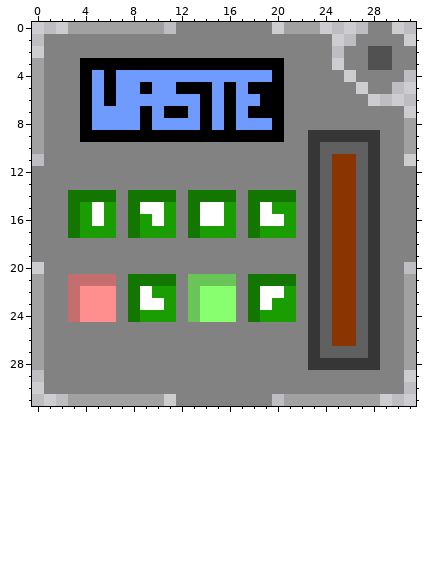
Two versions of one pixel-art sprite, Icons/Waste Management.png. Above, as it was before the edit.
The file is 32x32 pixels. Colours within 5 levels of each other are drawn and written as one.
After:
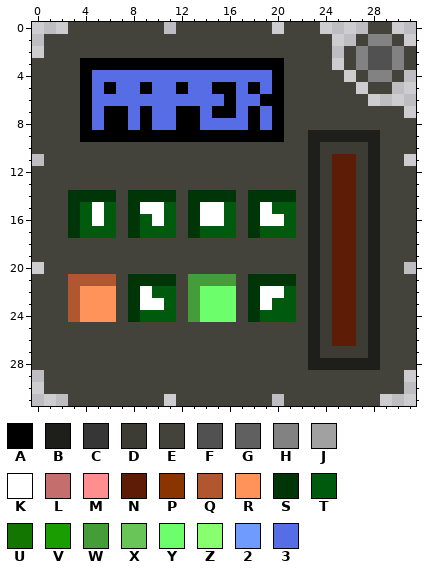
Palette (. is transparent): A #000000  B #1e1e1a  C #363636  D #3c3b34  E #43423b  F #515151  G #606060  H #828282  J #a1a1a1  K #ffffff  L #c56e6e  M #ff8f8f  N #5c1c05  P #893401  Q #b1572f  R #ff935a  S #003607  T #005a0d  U #137600  V #1a9d00  W #449d38  X #69c557  Y #6cff6b  Z #87ff6f  2 #6f9bff  3 #566de5
What changed:
Changed rows in their new state; - is an unchanged pixel.
first column x 0:
 0 ---EEEEEEEE-EEEEEEEE-EEE----EE--
 1 -EEEEEEEEEEEEEEEEEEEEEEEE--E--E-
 2 -EEEEEEEEEEEEEEEEEEEEEEEE-E----E
 3 EEEE-----------------EEEE-E----E
 4 EEEE-333333333333333-EEEEE-E--E-
 5 EEEE-3-33-33-33A-3-3-EEEEEE-EE--
 6 EEEE-33333333333-33--EEEEEEE----
 7 EEEE-3AA3-33-A3A-3-3-EEEEEEEEEE-
 8 EEEE-3AA3-33AA3333A3-EEEEEEEEEEE
 9 EEEE-----------------EEBBBBBBEEE
10 EEEEEEEEEEEEEEEEEEEEEEEBDDDDBEEE
11 -EEEEEEEEEEEEEEEEEEEEEEBDNNDBEE-
12 EEEEEEEEEEEEEEEEEEEEEEEBDNNDBEEE
13 EEEEEEEEEEEEEEEEEEEEEEEBDNNDBEEE
14 EEESSSSESSSSESSSSESSSSEBDNNDBEEE
15 EEEST-TES--TES--TES-TTEBDNNDBEEE
16 EEEST-TEST-TES--TES--TEBDNNDBEEE
17 EEESTTTESTTTESTTTESTTTEBDNNDBEEE
18 EEEEEEEEEEEEEEEEEEEEEEEBDNNDBEEE
19 EEEEEEEEEEEEEEEEEEEEEEEBDNNDBEEE
20 -EEEEEEEEEEEEEEEEEEEEEEBDNNDBEE-
21 EEEQQQQESSSSEWWWWESSSSEBDNNDBEEE
22 EEEQRRRES-TTEWYYYES--TEBDNNDBEEE
23 EEEQRRRES--TEWYYYES-TTEBDNNDBEEE
24 EEEQRRRESTTTEWYYYESTTTEBDNNDBEEE
25 EEEEEEEEEEEEEEEEEEEEEEEBDNNDBEEE
26 EEEEEEEEEEEEEEEEEEEEEEEBDNNDBEEE
27 EEEEEEEEEEEEEEEEEEEEEEEBDDDDBEEE
28 EEEEEEEEEEEEEEEEEEEEEEEBBBBBBEEE
29 -EEEEEEEEEEEEEEEEEEEEEEEEEEEEEE-
30 -EEEEEEEEEEEEEEEEEEEEEEEEEEEEEE-
31 ---EEEEEEEE-EEEEEEEE-EEEEEEEE---
Boxes around the changes in both pictures, in picture pixels (x1, y1, x2, y2):
changed: (32, 22, 416, 406)
